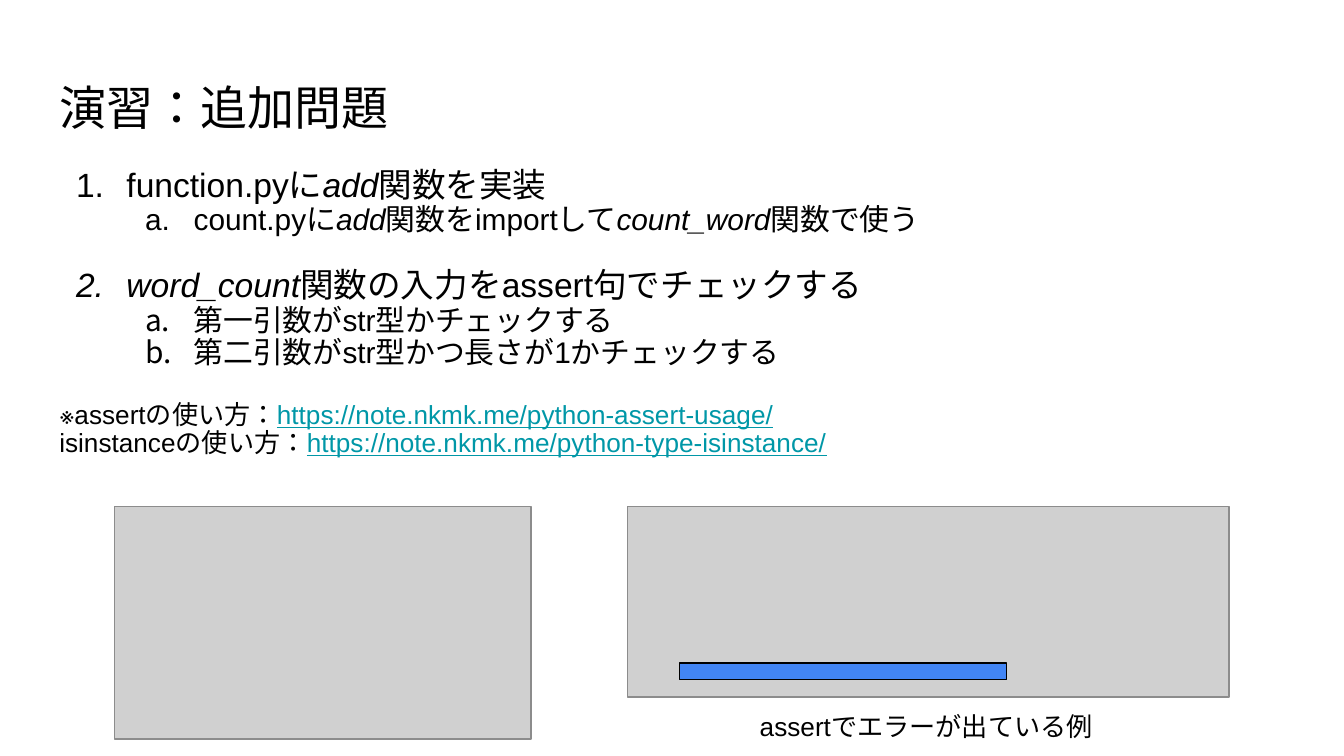
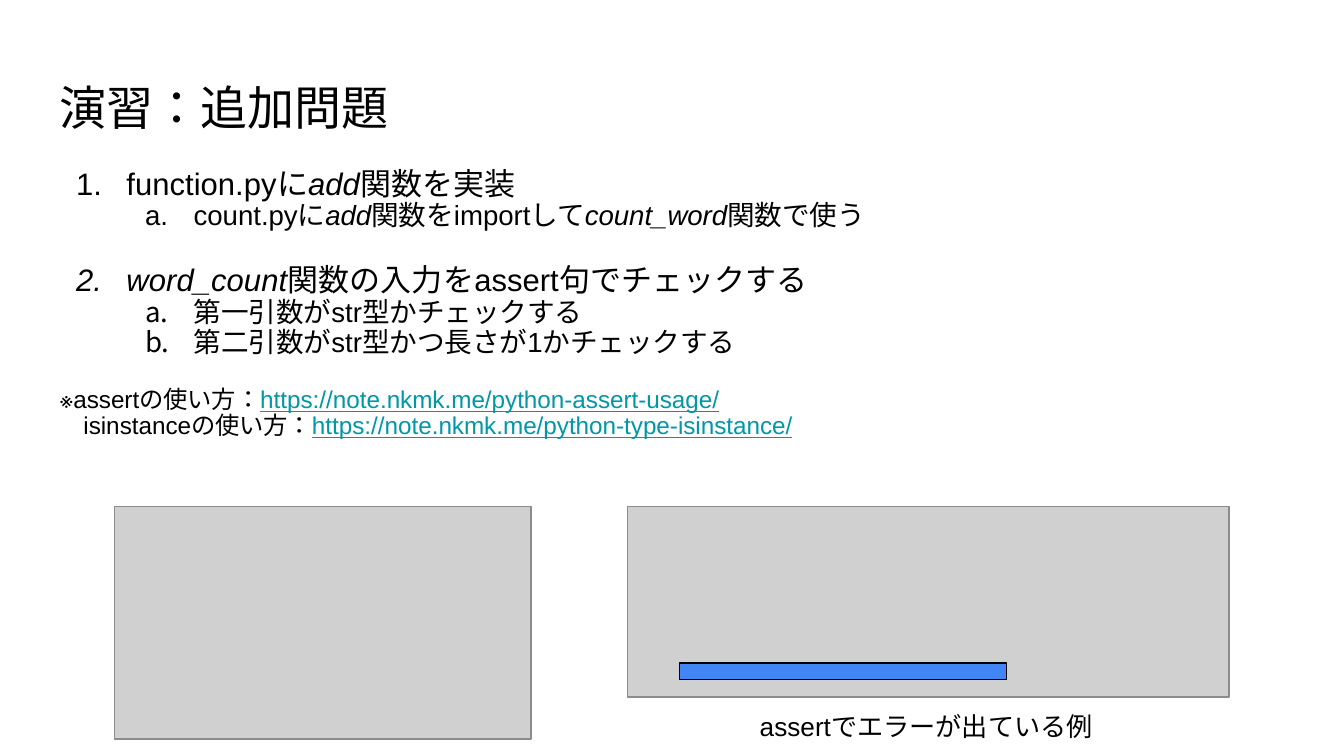
Before and after one commit to shun74/pytorch-training, a slide deck: slide 27 of slides/01/PyTorch講座1.pptx. Drawn at 1344x756 pixels with LibreOffice and Linux fonts; fonts in the diff are those of the drawing; grey boxes stand for pictures. Boxes give left, top, right and bottom in pixels: in the first picture for what was removed or moved away, otherwise in the second. Text is boxed around its words. In the diff, an @@ line names an element or a change of style, - is before the commit and + after.

```diff
--- a/slides/01/PyTorch講座1.pptx
+++ b/slides/01/PyTorch講座1.pptx
@@ text "function.pyにadd関数を実装" at [83, 170, 865, 439]: size 18 to 16.6 pt in "function.pyにadd関数を実装", "word_count関数の入力をassert句でチェックする"; size 16 to 14.8 pt in "count.pyにadd関数をimportしてcount_word関数で使う", "第一引数がstr型かチェックする", "第二引数がstr型かつ長さが1かチェックする"; size 14 to 12.9 pt in "※assertの使い方：https://note.nkmk.me/python-assert-usage/", "isinstanceの使い方：https://note.nkmk.me/python-type-isinstance/" @@
```
Also in this commit, not shown: 2 other slides changed.
